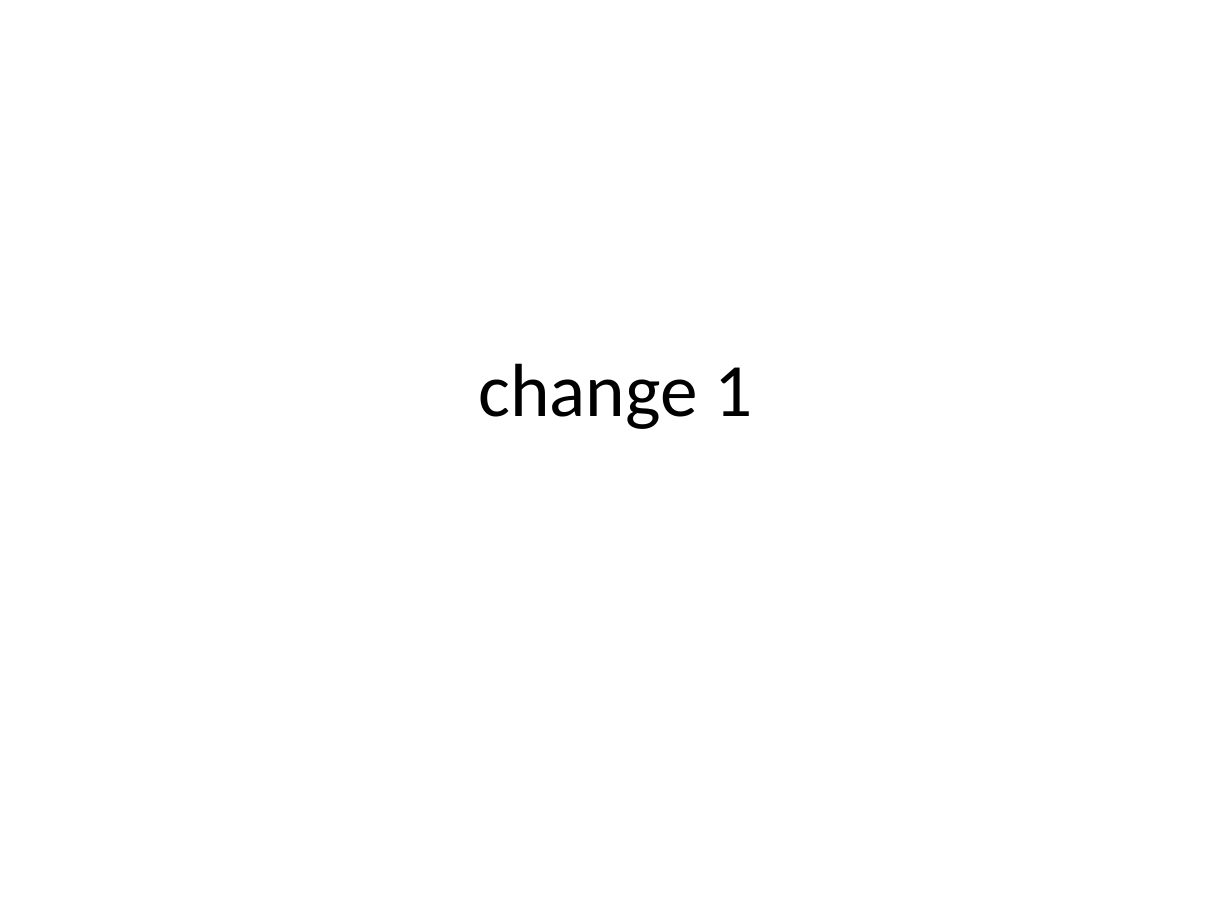
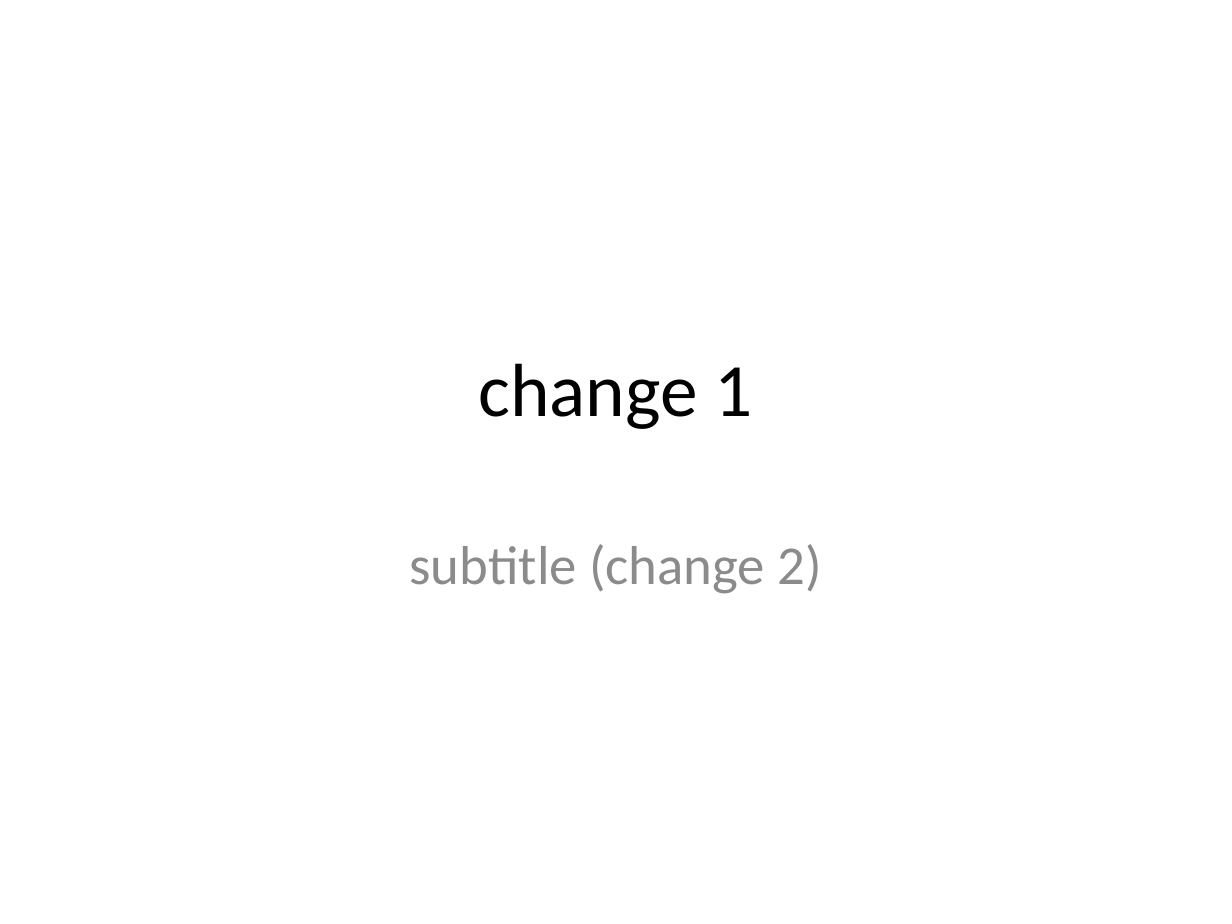
Before and after one commit to C1Ron/temp, a slide deck: slide 1 of Test2/test2.pptx. Drawn at 1232x924 pixels with LibreOffice and Linux fonts; fonts in the diff are those of the drawing. Boxes give left, top, right and bottom in pixels: in the first picture for what was removed or moved away, otherwise in the second. Text is boxed around its words. In the diff, an @@ line names an element or a change of style, - is before the commit and + after.

```diff
--- a/Test2/test2.pptx
+++ b/Test2/test2.pptx
@@ subtitle added at bbox=[409, 544, 822, 594], 32 pt, text #8C8C8C @@
+subtitle (change 2)
```
Also in this commit, not shown: 1 slide added, 26 other files.
